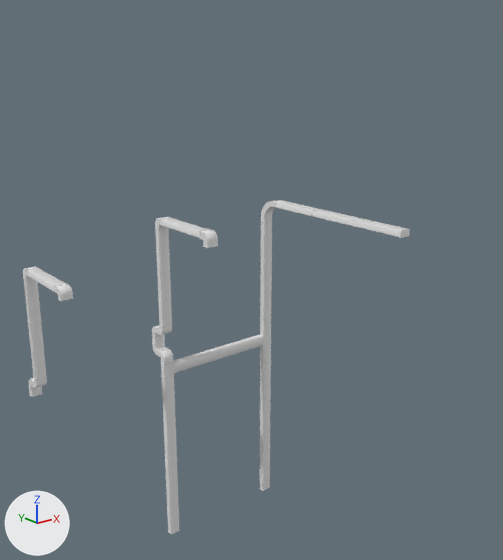
The glTF model assets/scene/merged-meshes/-1_0_0_MI_Pipes_square_01.gltf, before and after one commit.
Before and after are seen from a 50 mm lens placed at (-31.8, -50.1, 15.1), pointed at (7.4, -1.1, -4.6). The axes (+X, +Y, +Z) are drawn at lower left. The lights are the same throughout. Vertices at the same position are counted once.
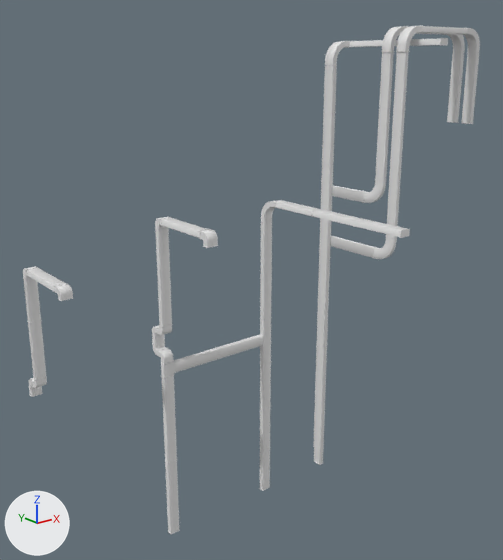
The newer file is also turned or shifted as a whole; pictures and numbers use the older file's frame.

Changed parts and their boxes (x1, y1, x2, y2) in the pictures (503 x 560 px):
'Mesh', reshaped (18% wider, 52% taller): before (23, 200, 410, 534); after (23, 25, 480, 534)
part 1 of me_1_0_0_mi_pipes_square_01, added: after (440, 38, 448, 45)
part 2 of me_1_0_0_mi_pipes_square_01, added: after (349, 39, 440, 47)
part 3 of me_1_0_0_mi_pipes_square_01, added: after (314, 424, 324, 465)
part 4 of me_1_0_0_mi_pipes_square_01, added: after (313, 25, 480, 447)

The change, as a list of edits to the scene's bpy script:
```text
Change me_1_0_0_mi_pipes_square_01:
    used by ob_mesh; location = (0.0, 0.0, 0.0)
    remove me_1_0_0_mi_pipes_square_01.from_pydata(...)  # 7692 vertices, 10316 faces; spans x -11.1..11.5, y -16.0..9.0, z -29.8..2.5
    add me_1_0_0_mi_pipes_square_01.from_pydata(...)  # 16380 vertices, 21764 faces; spans x -11.1..30.6, y -16.0..9.0, z -29.8..18.2
    me_1_0_0_mi_pipes_square_01 part 1: the loose piece of 12 vertices spanning x 10.4..11.5, y -11.0, z 1.9..2.5 is copied, and the copy is moved by (10.7, 0.7, 14.5); it spans x 21.1..22.2, y -10.3, z 16.4..17.0
    me_1_0_0_mi_pipes_square_01 part 2: the loose piece of 16 vertices spanning x 10.4..11.5, y -11.0..-6.0, z 2.0..2.5 is copied, and the copy is scaled about its middle by (1, 2.4, 1), then moved by (10.7, 4.2, 14.5); it spans x 21.1..22.1, y -10.3..1.7, z 16.5..17.0
    me_1_0_0_mi_pipes_square_01 part 3: the loose piece of 16 vertices spanning x -1.3..-0.3, y 0.8..1.3, z -29.8..-21.8 is copied, and the copy is scaled about its middle by (0.51, 1.96, 0.622), then moved by (20.0, 0.0, -1.5); it spans x 18.9..19.5, y 0.6..1.6, z -29.8..-24.8
    me_1_0_0_mi_pipes_square_01 part 4: 8384 vertices added at x 18.9..30.6, y -10.3..3.9, z -29.8..18.2
```
